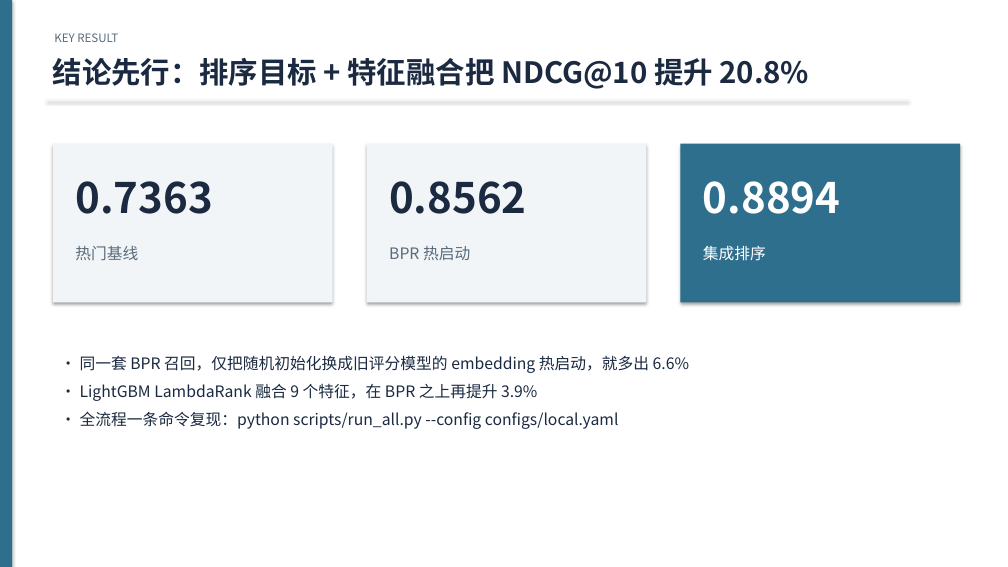
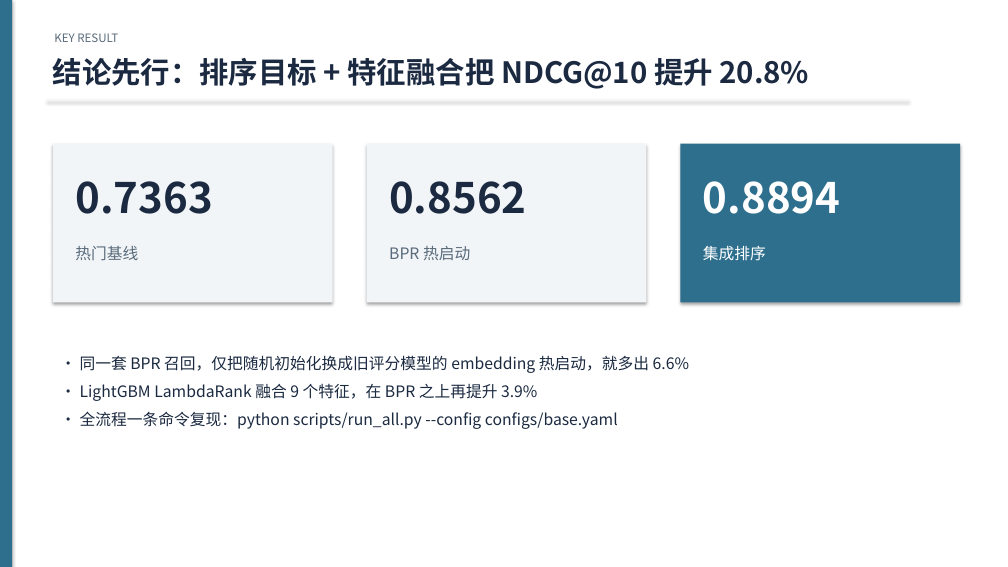
Before and after one commit to happytt-maker/movie, a slide deck: slide 2 of docs/演示材料.pptx. Drawn at 1008x567 pixels with LibreOffice and Linux fonts; fonts in the diff are those of the drawing. Boxes give left, top, right and bottom in pixels: in the first picture for what was removed or moved away, otherwise in the second. Text is boxed around its words. In the diff, an @@ line names an element or a change of style, - is before the commit and + after.

```diff
--- a/docs/演示材料.pptx
+++ b/docs/演示材料.pptx
@@ text at box(80, 411, 618, 429): text changed @@
-· 全流程一条命令复现：python scripts/run_all.py --config configs/local.yaml
+· 全流程一条命令复现：python scripts/run_all.py --config configs/base.yaml
```
Also in this commit, not shown: 27 other files.
